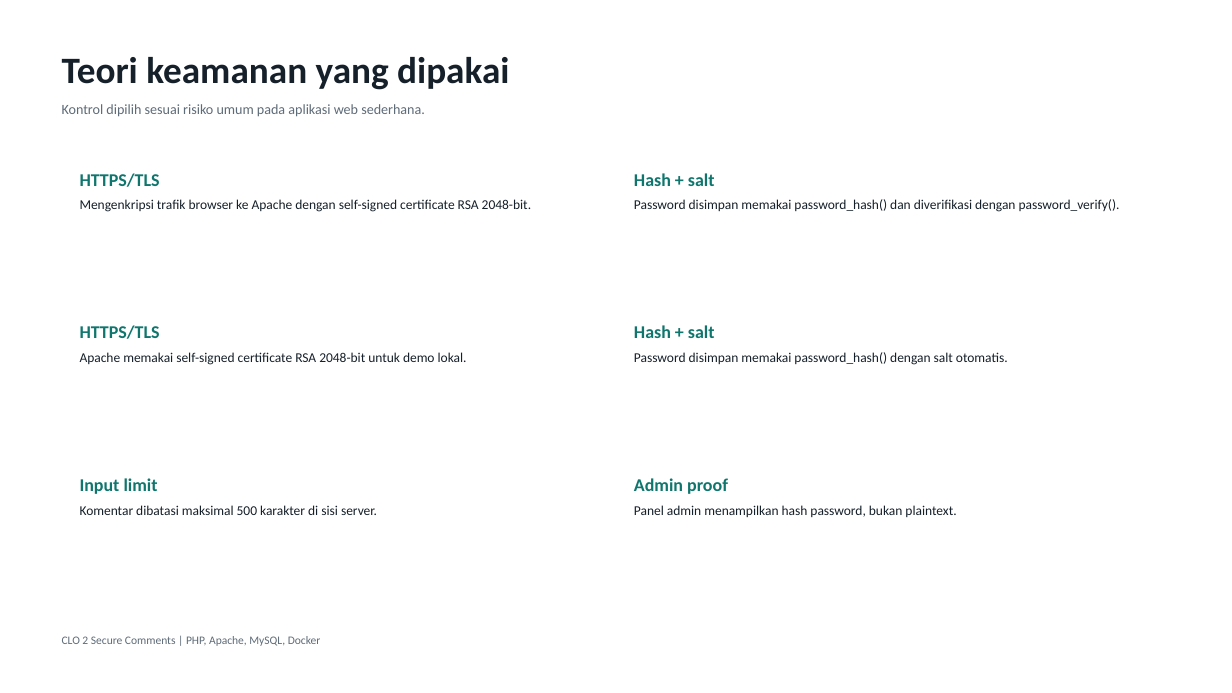
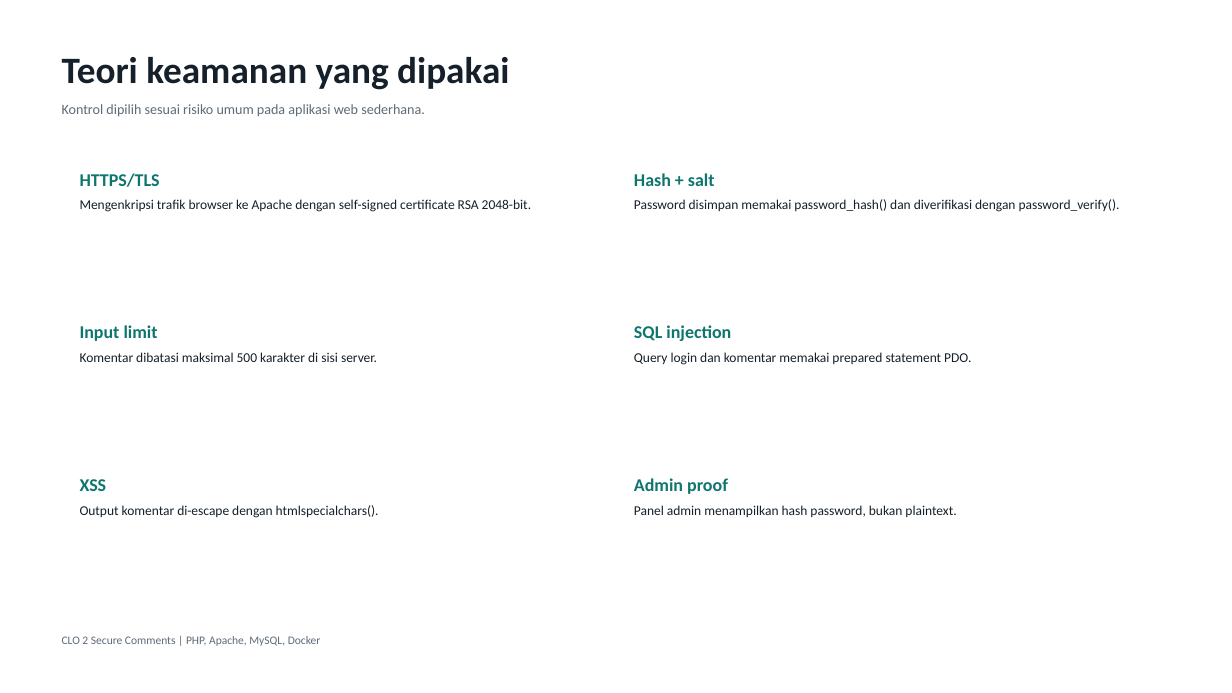
Before and after one commit to ArdeezYy/mawang_clo2, a slide deck: slide 3 of presentation/output/CLO2_Secure_Comments.pptx. Drawn at 1232x693 pixels with LibreOffice and Linux fonts; fonts in the diff are those of the drawing. Boxes give left, top, right and bottom in pixels: in the first picture for what was removed or moved away, otherwise in the second. Text is boxed around its words. In the diff, an @@ line names an element or a change of style, - is before the commit and + after.

```diff
--- a/presentation/output/CLO2_Secure_Comments.pptx
+++ b/presentation/output/CLO2_Secure_Comments.pptx
@@ text at (80, 325, 158, 341): text changed @@
-HTTPS/TLS
+Input limit
@@ text at (634, 325, 731, 341): text changed @@
-Hash + salt
+SQL injection
@@ text at (80, 352, 377, 362): text changed @@
-Apache memakai self-signed certificate RSA 2048-bit untuk demo lokal.
+Komentar dibatasi maksimal 500 karakter di sisi server.
@@ text at (634, 352, 971, 365): text changed @@
-Password disimpan memakai password_hash() dengan salt otomatis.
+Query login dan komentar memakai prepared statement PDO.
@@ text at (80, 479, 107, 491): text changed @@
-Input limit
+XSS
@@ text at (80, 505, 379, 518): text changed @@
-Komentar dibatasi maksimal 500 karakter di sisi server.
+Output komentar di-escape dengan htmlspecialchars().
```
Also in this commit, not shown: 5 other slides changed, 6 other files.
